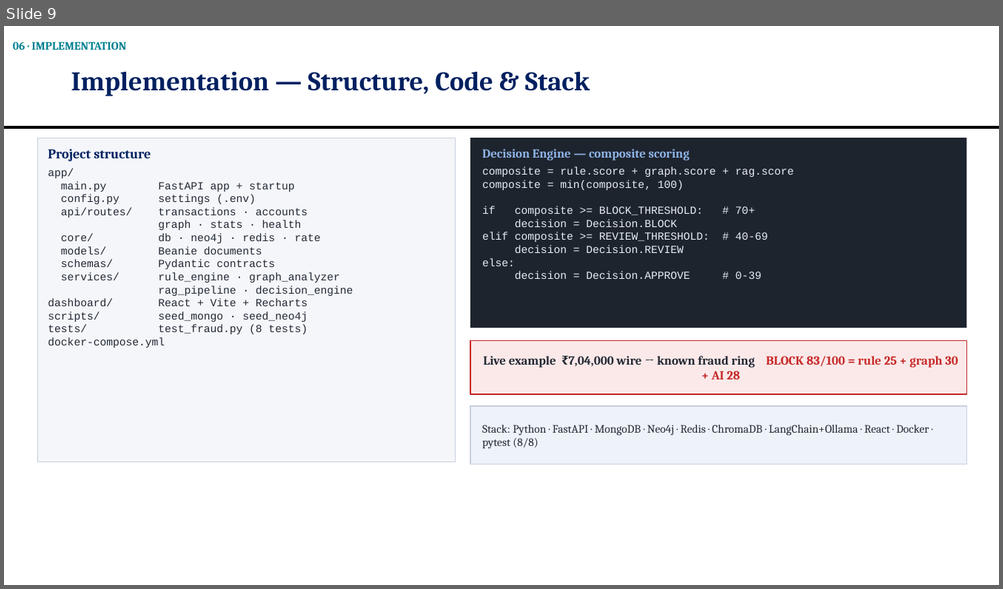
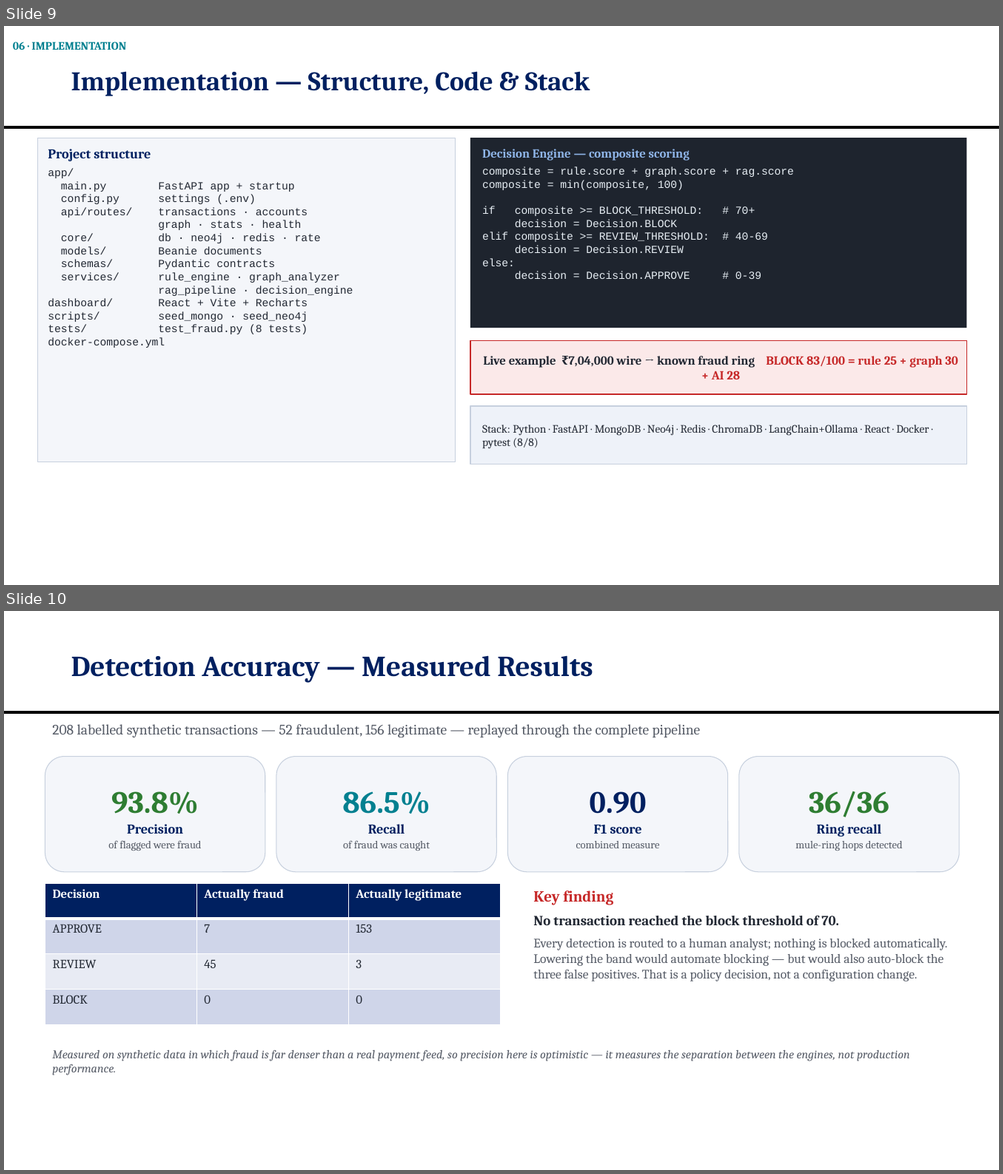
Before and after one commit to OMJOSHI15/indus11, a slide deck: docs/Indus11-Review2.pptx. Shown one above the other, each under a label of ours: slide 9 before the commit, slides 9 and 10 after it. The pictures are 1003x589 and 1003x1174 pixels, drawn with LibreOffice and Linux fonts; fonts in the diff are those of the drawing. Boxes give left, top, right and bottom in pixels: in the first picture for what was removed or moved away, otherwise in the second. Text is boxed around its words. In the diff, an @@ line names an element or a change of style, - is before the commit and + after.

```diff
--- a/docs/Indus11-Review2.pptx
+++ b/docs/Indus11-Review2.pptx
@@ slide 10 added at box(4, 611, 999, 1170), background #FFFFFF; not listed: 1 template element that a slide beside it also shows @@
@@ title added at box(71, 655, 593, 683), 28 pt, text #002060, bold @@
+Detection Accuracy — Measured Results
@@ text added at box(52, 724, 700, 738), 14 pt, text #555B66 @@
+208 labelled synthetic transactions — 52 fraudulent, 156 legitimate — replayed through the complete pipeline
@@ rounded rectangle added at box(45, 757, 265, 872), fill #F4F6FA, outline #C7D0DE 0.75 pt, 10.5 pt, text #555B66 @@
+93.8%
+Precision
+of flagged were fraud
@@ rounded rectangle added at box(276, 757, 496, 872), fill #F4F6FA, outline #C7D0DE 0.75 pt, 10.5 pt, text #555B66 @@
+86.5%
+Recall
+of fraud was caught
@@ rounded rectangle added at box(508, 757, 728, 872), fill #F4F6FA, outline #C7D0DE 0.75 pt, 10.5 pt, text #555B66 @@
+0.90
+F1 score
+combined measure
@@ rounded rectangle added at box(739, 757, 959, 872), fill #F4F6FA, outline #C7D0DE 0.75 pt, 10.5 pt, text #555B66 @@
+36/36
+Ring recall
+mule-ring hops detected
@@ table added at box(45, 883, 499, 1025), 4 rows, 3 columns @@
+Decision | Actually fraud | Actually legitimate
+APPROVE | 7 | 153
+REVIEW | 45 | 3
+BLOCK | 0 | 0
@@ text added at box(533, 891, 948, 982), 12.5 pt, text #555B66 @@
+Key finding
+No transaction reached the block threshold of 70.
+Every detection is routed to a human analyst; nothing is blocked automatically. Lowering the band would automate blocking — but would also auto-block the three false positives. That is a policy decision, not a configuration change.
@@ text added at box(52, 1051, 910, 1076), 11.5 pt, text #555B66, italic @@
+Measured on synthetic data in which fraud is far denser than a real payment feed, so precision here is optimistic — it measures the separation between the engines, not production performance.
```
Also in this commit, not shown: 3 slides changed, 1 other file.
